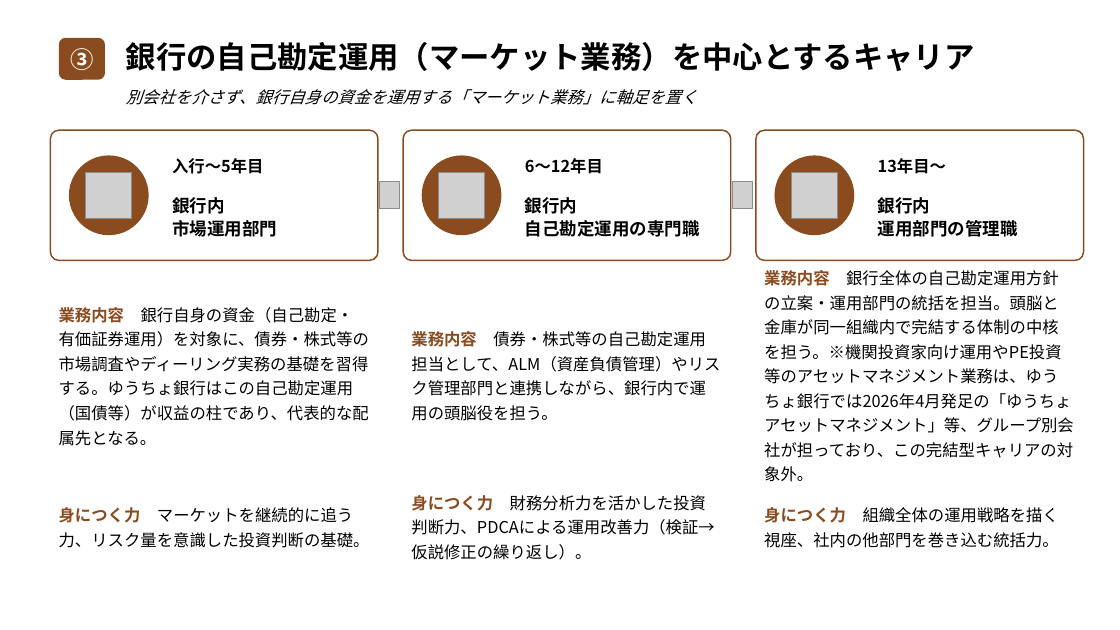
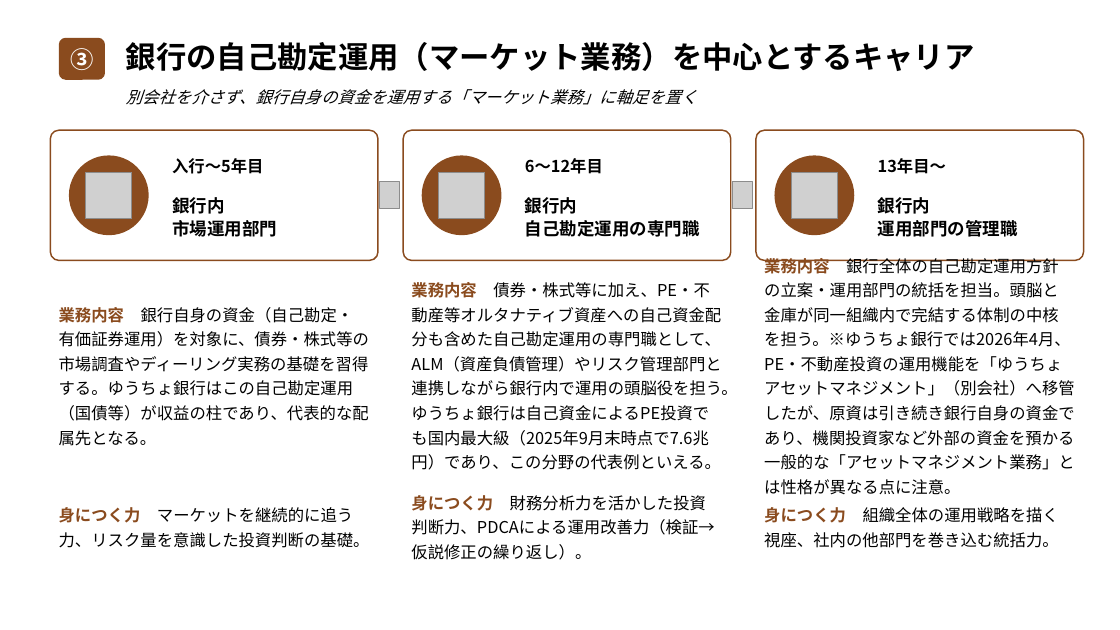
Before and after one commit to nasukazunori/NasuVault2, a slide deck: slide 6 of 信吾/銀行研究/添付ファイル/信託銀行キャリア形成モデル.pptx. Drawn at 1120x630 pixels with LibreOffice and Linux fonts; fonts in the diff are those of the drawing; grey boxes stand for pictures. Boxes give left, top, right and bottom in pixels: in the first picture for what was removed or moved away, otherwise in the second. Text is boxed around its words. In the diff, an @@ line names an element or a change of style, - is before the commit and + after.

```diff
--- a/信吾/銀行研究/添付ファイル/信託銀行キャリア形成モデル.pptx
+++ b/信吾/銀行研究/添付ファイル/信託銀行キャリア形成モデル.pptx
@@ text at <box>764,256,1075,495</box>: text changed @@
-業務内容 銀行全体の自己勘定運用方針の立案・運用部門の統括を担当。頭脳と金庫が同一組織内で完結する体制の中核を担う。※機関投資家向け運用やPE投資等のアセットマネジメント業務は、ゆうちょ銀行では2026年4月発足の「ゆうちょアセットマネジメント」等、グループ別会社が担っており、この完結型キャリアの対象外。
+業務内容 銀行全体の自己勘定運用方針の立案・運用部門の統括を担当。頭脳と金庫が同一組織内で完結する体制の中核を担う。※ゆうちょ銀行では2026年4月、PE・不動産投資の運用機能を「ゆうちょアセットマネジメント」（別会社）へ移管したが、原資は引き続き銀行自身の資金であり、機関投資家など外部の資金を預かる一般的な「アセットマネジメント業務」とは性格が異なる点に注意。
@@ text at <box>411,282,737,470</box>: text changed @@
-業務内容 債券・株式等の自己勘定運用担当として、ALM（資産負債管理）やリスク管理部門と連携しながら、銀行内で運用の頭脳役を担う。
+業務内容 債券・株式等に加え、PE・不動産等オルタナティブ資産への自己資金配分も含めた自己勘定運用の専門職として、ALM（資産負債管理）やリスク管理部門と連携しながら銀行内で運用の頭脳役を担う。ゆうちょ銀行は自己資金によるPE投資でも国内最大級（2025年9月末時点で7.6兆円）であり、この分野の代表例といえる。
```
Also in this commit, not shown: 2 other files.
